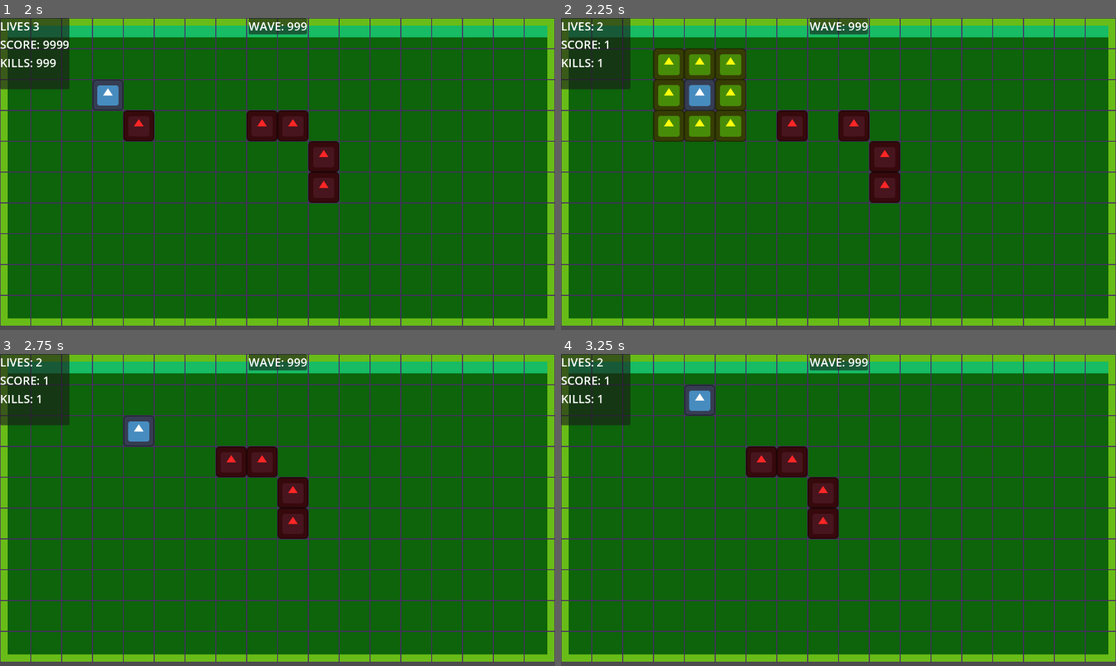
Above: before the commit, frames 1-4 (two rows, left to right).
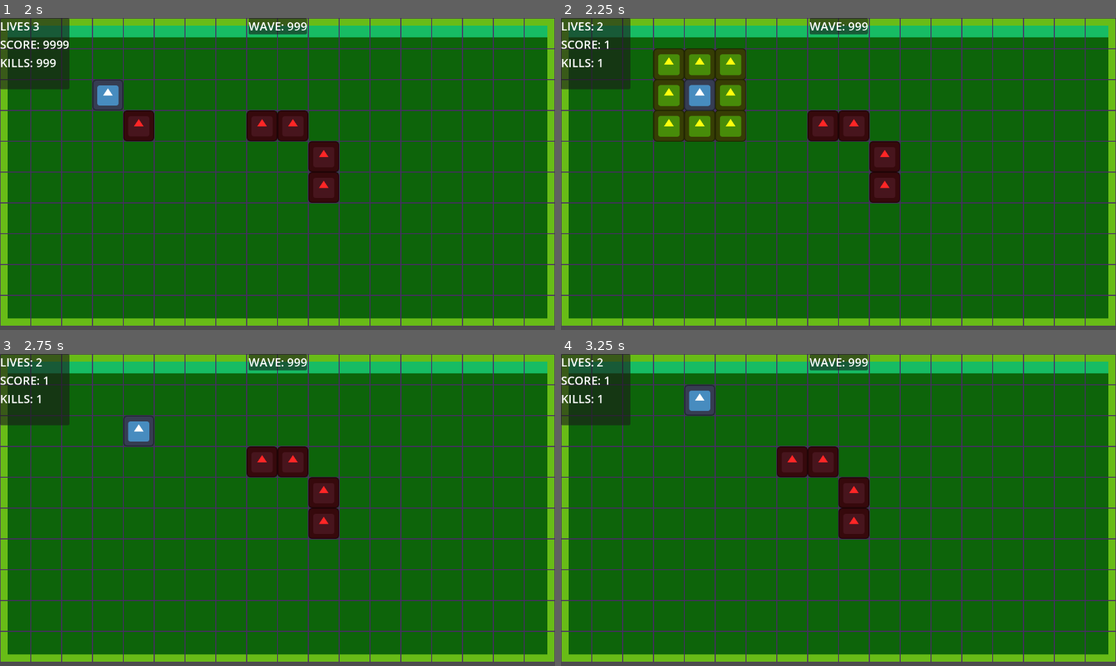
Above: after the commit, the same moments.

Repository: ZayLong/cross-explosion
Game: Godot game, scene res://main.tscn
Same seed, same stepped clock (60 frames per second), same inputs: the game is played once before the commit and once after it. The engine's default icon, where the game draws it, is replaced by a stand-in: a white triangle on a blue panel in a dark square.
Inputs:
- Up to frame 1 (2 s): tap Enter at 0.5 s; hold Right (ui_right) 0.53-1.28 s; hold Down (ui_down) from 1.28 s (still down)
- Up to frame 2 (2.25 s): release Down (ui_down) at 2.03 s; hold Right (ui_right) from 2.03 s (still down)
- Up to frame 3 (2.75 s): keep holding Right (ui_right)
- Up to frame 4 (3.25 s): release Right (ui_right) at 2.78 s; hold Up (ui_up) from 2.78 s (still down)

Frame 1 is identical in both runs. In frame 2, 1.1% of the frame differs, in the area x 38-51%, y 29-40%; in frame 3, 3.3%, in the area x 38-62%, y 29-60%; in frame 4, 3.3%.

Commit message:
cant believe I missed this

Diff:
--- a/tile_map_layer.gd
+++ b/tile_map_layer.gd
@@ -177,20 +177,23 @@
 		var our_pos:Vector2i = self.local_to_map(enemy.position)
 		var player_position:Vector2i = self.local_to_map(player.position)
 		var movement_points = astar_grid.get_point_path(our_pos, player_position)
-		if movement_points.size() < 2:
-			return
+		if movement_points.size() < 2: continue
 		var new_map_pos:Vector2i = local_to_map(movement_points[1])
 
-		if virtual_tile_map.has(new_map_pos) == false: return
+		if virtual_tile_map.has(new_map_pos) == false: continue
 		if virtual_tile_map[new_map_pos].grid_node != null:
-			if virtual_tile_map[new_map_pos].grid_node.is_in_group(&"Enemies"): return
-		if virtual_tile_map[new_map_pos].is_wall: return
+			print("NOT NULL")
+			if virtual_tile_map[new_map_pos].grid_node.is_in_group(&"Enemies"):
+				print("BUT ITS ONE OF OUR BOIS")
+				continue
+		if virtual_tile_map[new_map_pos].is_wall: continue
 
 
 		if movement_points.size() > 1: enemy.global_position = movement_points[1]
 		if virtual_tile_map[new_map_pos].grid_node == player:
 			print("WE CAUGHT THE PLAYER MUHAHA >:D")
 			_hurt_player()
+			break
 		virtual_tile_map[new_map_pos] = virtual_tile_map[our_pos].duplicate()
 		virtual_tile_map[our_pos].grid_node = null
 		await get_tree().create_timer(0.1).timeout
